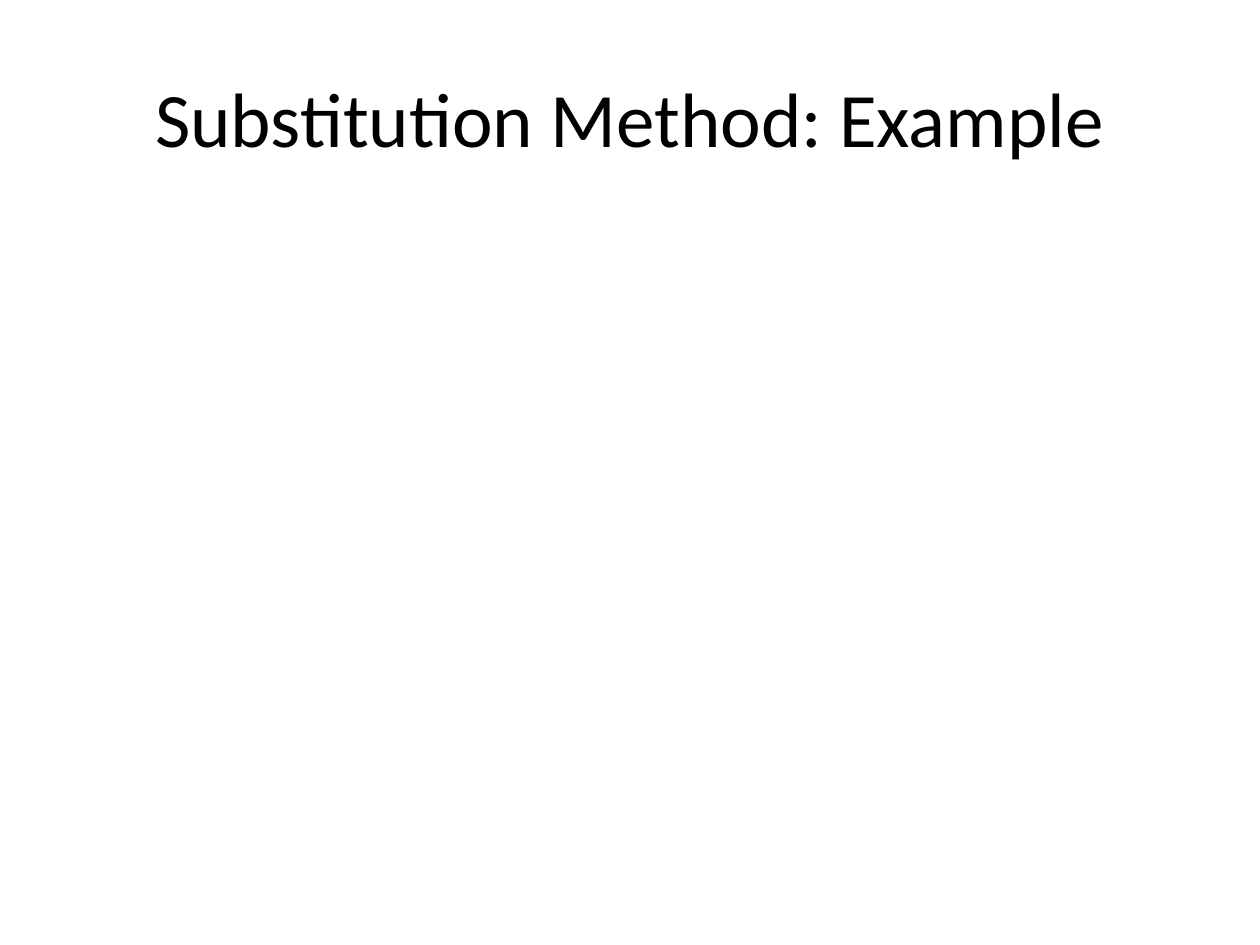
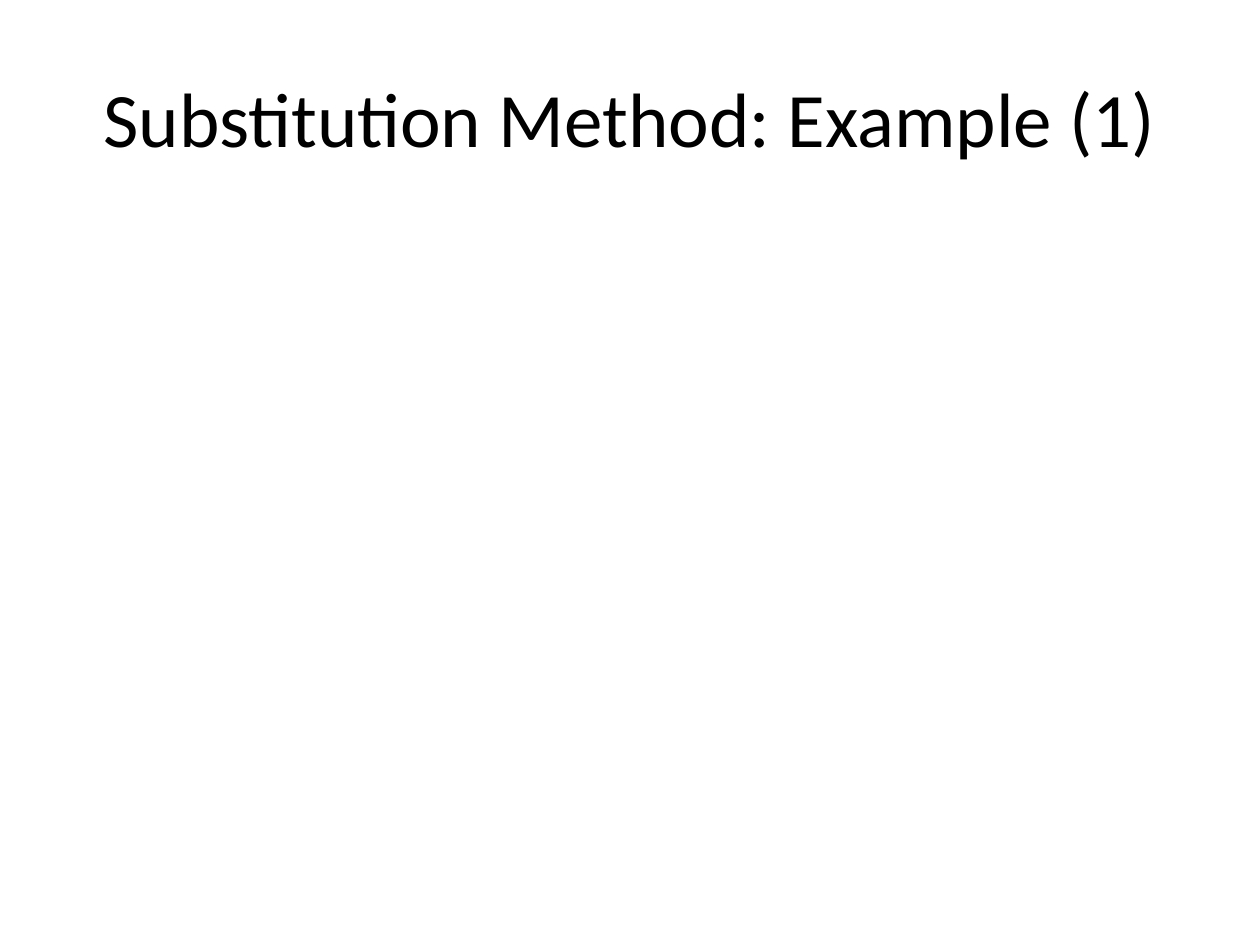
Before and after one commit to ucoruh/ce100-algorithms-and-programming-II, a slide deck: slide 16 of docs/week-2/ce100-week-2-recurrence.md_word.pptx. Drawn at 1260x945 pixels with LibreOffice and Linux fonts; fonts in the diff are those of the drawing. Boxes give left, top, right and bottom in pixels: in the first picture for what was removed or moved away, otherwise in the second. Text is boxed around its words. In the diff, an @@ line names an element or a change of style, - is before the commit and + after.

```diff
--- a/docs/week-2/ce100-week-2-recurrence.md_word.pptx
+++ b/docs/week-2/ce100-week-2-recurrence.md_word.pptx
@@ title at (103, 91, 1155, 160): text changed @@
-Substitution Method: Example
+Substitution Method: Example (1)
```
Also in this commit, not shown: 53 other slides changed, 13 other files.
